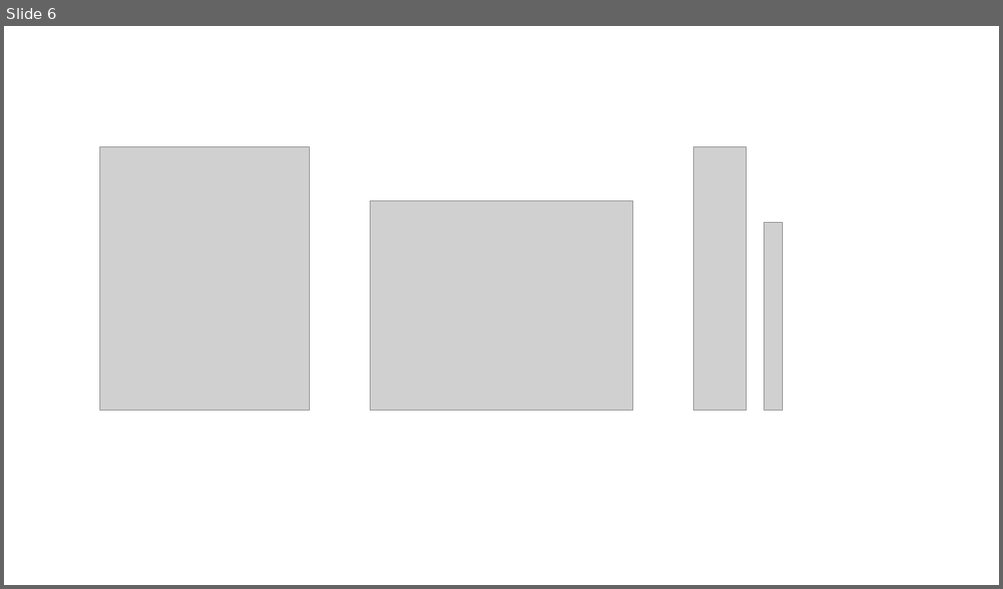
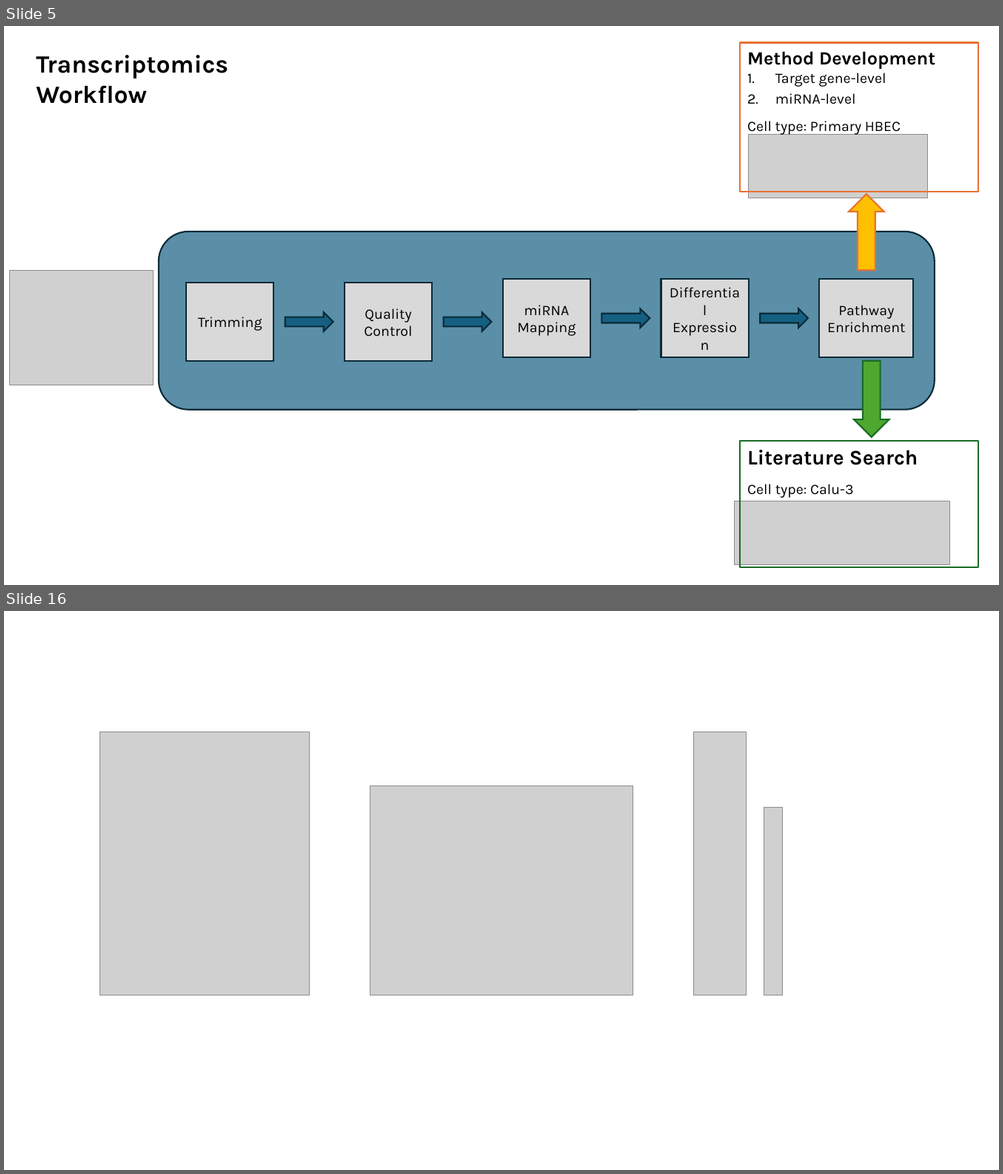
Before and after one commit to CJ770411/L4137_HBEC_EV_Transcriptomics-Project, a slide deck: viva/presentation/drafts/viva_presentation_DRAFT_1.pptx. Shown one above the other, each under a label of ours: slide 6 before the commit, slides 5 and 16 after it; the slides between them are not shown. The pictures are 1003x589 and 1003x1174 pixels, drawn with LibreOffice and Linux fonts; fonts in the diff are those of the drawing; grey boxes stand for pictures. Boxes give left, top, right and bottom in pixels: in the first picture for what was removed or moved away, otherwise in the second. Text is boxed around its words. In the diff, an @@ line names an element or a change of style, - is before the commit and + after.

```diff
--- a/viva/presentation/drafts/viva_presentation_DRAFT_1.pptx
+++ b/viva/presentation/drafts/viva_presentation_DRAFT_1.pptx
@@ slide 5 added at (x1=4, y1=26, x2=999, y2=585), background #FFFFFF @@
@@ rectangle added at (x1=740, y1=42, x2=978, y2=192), outline #E97132 1.5 pt, 14 pt, text #000000 @@
+Method Development
+1. Target gene-level
+2. miRNA-level
+Cell type: Primary HBEC
@@ text added at (x1=36, y1=55, x2=228, y2=104), 24 pt, text #000000, bold @@
+Transcriptomics Workflow
@@ picture added at (x1=748, y1=134, x2=928, y2=198) @@
@@ down arrow added at (x1=848, y1=194, x2=884, y2=270), fill #FFC000, outline #E97132 1.5 pt @@
@@ rounded rectangle added at (x1=159, y1=232, x2=934, y2=410), fill #156082 at 70% opacity, outline #092A39 1.5 pt @@
@@ picture added at (x1=10, y1=271, x2=153, y2=386) @@
@@ rectangle added at (x1=186, y1=283, x2=273, y2=361), fill #D9D9D9, outline #092A39 1.5 pt, 14 pt, text #000000 @@
+Trimming
@@ rectangle added at (x1=344, y1=283, x2=432, y2=361), fill #D9D9D9, outline #092A39 1.5 pt, 14 pt, text #000000 @@
+Quality
+Control
@@ rectangle added at (x1=503, y1=280, x2=589, y2=358), fill #D9D9D9, outline #092A39 1.5 pt, 14 pt, text #000000 @@
+miRNA Mapping
@@ rectangle added at (x1=660, y1=280, x2=748, y2=358), fill #D9D9D9, outline #092A39 1.5 pt, 14 pt, text #000000 @@
+Differential Expression
@@ rectangle added at (x1=819, y1=280, x2=913, y2=358), fill #D9D9D9, outline #092A39 1.5 pt, 14 pt, text #000000 @@
+Pathway Enrichment
@@ right arrow added at (x1=285, y1=312, x2=333, y2=331), fill #156082, outline #092A39 1.5 pt @@
@@ right arrow added at (x1=444, y1=312, x2=491, y2=331), fill #156082, outline #092A39 1.5 pt @@
@@ right arrow added at (x1=602, y1=309, x2=649, y2=327), fill #156082, outline #092A39 1.5 pt @@
@@ right arrow added at (x1=760, y1=309, x2=808, y2=327), fill #156082, outline #092A39 1.5 pt @@
@@ down arrow added at (x1=854, y1=361, x2=889, y2=437), fill #4EA72E, outline #196B24 1.5 pt @@
@@ rectangle added at (x1=740, y1=441, x2=978, y2=568), outline #196B24 1.5 pt, 20 pt, text #000000, bold @@
+Literature Search
+Cell type: Calu-3
@@ picture added at (x1=734, y1=501, x2=949, y2=565) @@
@@ what was slide 6 is now slide 16 @@
```
Also in this commit, not shown: 4 slides changed, 10 other slides added, 8 other files.
